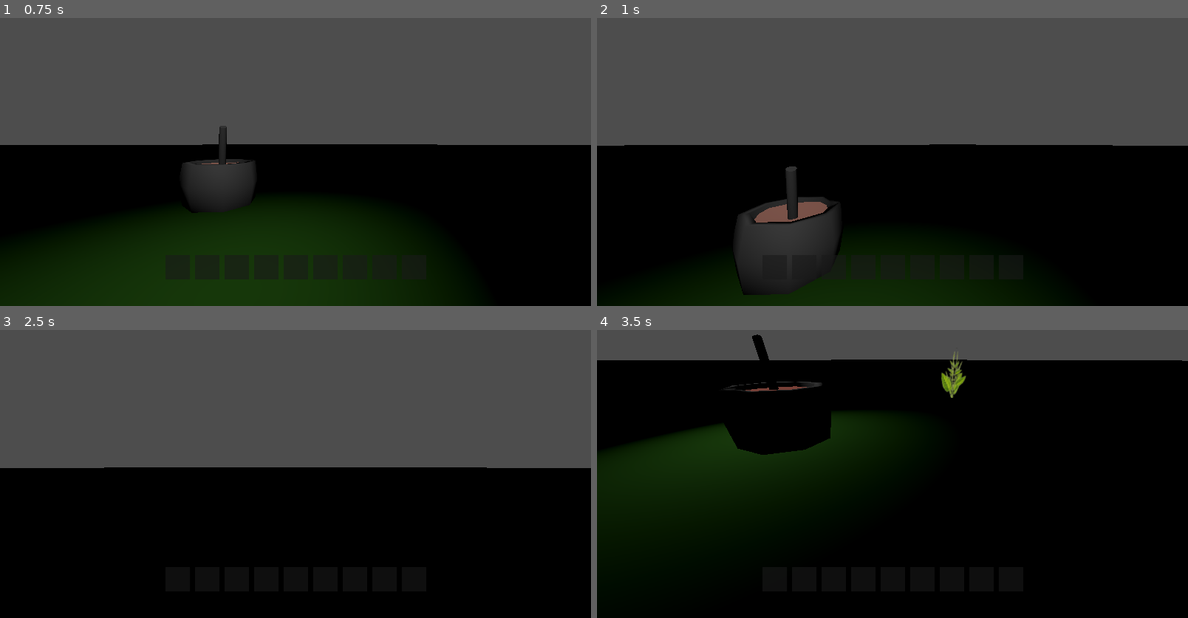
Above: before the commit, frames 1-4 (two rows, left to right).
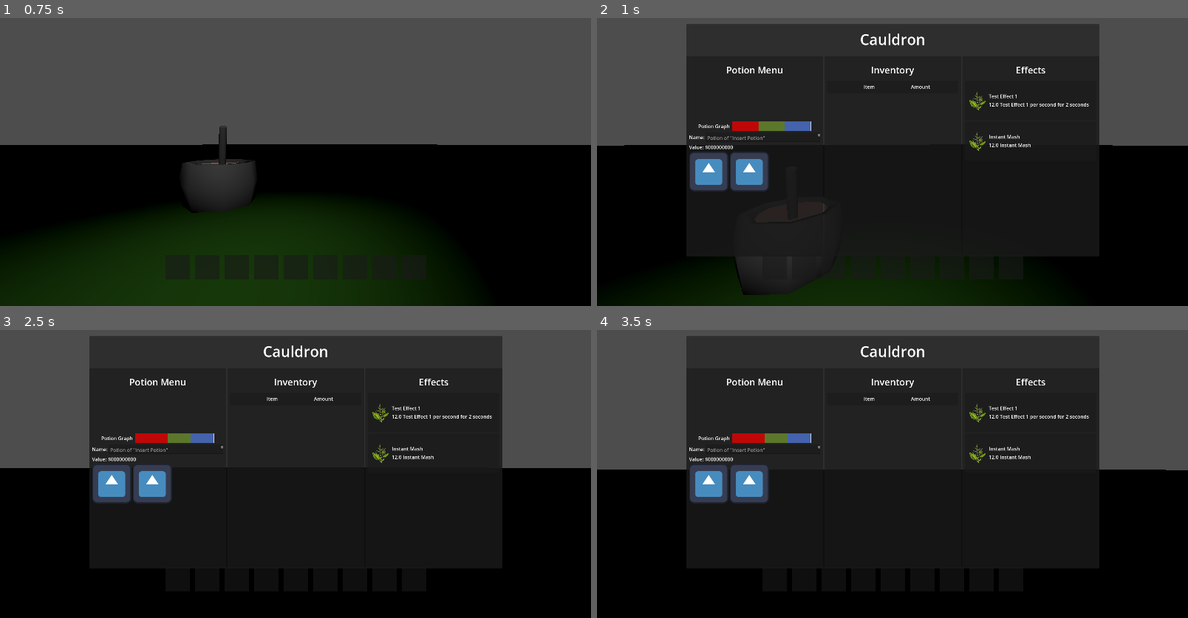
Above: after the commit, the same moments.

Repository: IsaacdmDunn/PotionMaker
Game: Godot game, scene res://Game.tscn
Two runs of this game, one before a commit and one after it. Both use one fixed random seed, a clock stepped at 60 frames per second and the inputs below. The project has no main scene, so this scene is started directly. The engine's default icon, where the game draws it, is replaced by a stand-in: a white triangle on a blue panel in a dark square.
Inputs (mouse positions are in pixels of both pictures, inside the frame that each line leads up to):
- Up to frame 1 (0.75 s): move the mouse to (325, 138) at 0.52 s; press the mouse at (325, 138) at 0.53 s; hold W (up) from 0.53 s (still down)
- Up to frame 2 (1 s): keep holding W (up); tap Space (jump) at 0.77 s; tap E (Activate, bound only after the commit) at 0.8 s
- Up to frame 3 (2.5 s): keep holding W (up); move the mouse to (265, 453) at 1.27 s; release the mouse at (265, 453) at 1.28 s; tap E (Activate, bound only after the commit) at 1.35, 2.3 s; tap Space (jump) at 1.52 s; click (265, 453) at 1.55 s; move the mouse to (307, 445) at 2.02 s; tap Z (AddTestIngredient) at 2.1 s
- Up to frame 4 (3.5 s): release W (up) at 2.75 s; click (709, 482) at 2.77 s

Frame 1 is identical in both runs. In frame 2, 32% of the frame differs, in the area x 15-85%, y 2-75%; in frame 3, 33%; in frame 4, 48%, in the area x 0-100%, y 1-71%.

Commit message:
cauldron ui switching

Diff:
--- a/potion-maker/Game.tscn
+++ b/potion-maker/Game.tscn
@@ -167,13 +167,14 @@
 size_flags_vertical = 3
 
 [node name="CauldronUI" type="Panel" parent="Control"]
-visible = false
 layout_mode = 1
 anchors_preset = -1
 anchor_left = 0.15
 anchor_top = 0.15
 anchor_right = 0.85
 anchor_bottom = 0.85
+offset_top = -2162.0
+offset_bottom = -2162.0
 grow_horizontal = 2
 grow_vertical = 2
 script = ExtResource("3_yyih5")
@@ -397,22 +398,24 @@
 transform = Transform3D(1, 0, 0, 0, 0.760122, 0.64978, 0, -0.64978, 0.760122, 0, 3.96504, 5.6758)
 spot_range = 10.775
 
-[node name="TestIngredient" type="Node3D" parent="."]
+[node name="Dockleaf" type="Node3D" parent="."]
 transform = Transform3D(1, 0, 0, 0, 1, 0, 0, 0, 1, -6.17507, 0, 0)
 script = ExtResource("5_r0x5m")
 pickupItem = ExtResource("8_yhmtn")
 
-[node name="Sprite3D" type="Sprite3D" parent="TestIngredient"]
+[node name="Sprite3D" type="Sprite3D" parent="Dockleaf"]
 texture = ExtResource("6_3mrqo")
 
-[node name="Sprite3D2" type="Sprite3D" parent="TestIngredient"]
+[node name="Sprite3D2" type="Sprite3D" parent="Dockleaf"]
 transform = Transform3D(-4.37114e-08, 0, 1, 0, 1, 0, -1, 0, -4.37114e-08, 0.0728865, 0, 0)
 texture = ExtResource("6_3mrqo")
 
-[node name="Area3D" type="Area3D" parent="TestIngredient"]
-
-[node name="CollisionShape3D" type="CollisionShape3D" parent="TestIngredient/Area3D"]
+[node name="Area3D" type="Area3D" parent="Dockleaf"]
+
+[node name="CollisionShape3D" type="CollisionShape3D" parent="Dockleaf/Area3D"]
 shape = SubResource("CapsuleShape3D_2vekm")
+
+[node name="PlantData" type="Node" parent="Dockleaf"]
 
 [node name="Player" type="CharacterBody3D" parent="."]
 transform = Transform3D(1, 0, 0, 0, 1, 0, 0, 0, 1, -0.373909, 1.89272, 6.09155)
@@ -457,5 +460,5 @@
 [connection signal="button_down" from="Control/CauldronUI/VBoxContainer/HBoxContainer/PotionDataUI/VBoxContainer/ActionButtons/MakePotion" to="Control/CauldronUI" method="_on_make_potion_button_down"]
 [connection signal="mouse_entered" from="Cauldron/Ladel/CSGCylinder3D/Area3D" to="Cauldron/Ladel" method="_on_area_3d_mouse_entered"]
 [connection signal="mouse_exited" from="Cauldron/Ladel/CSGCylinder3D/Area3D" to="Cauldron/Ladel" method="_on_area_3d_mouse_exited"]
-[connection signal="mouse_entered" from="TestIngredient/Area3D" to="TestIngredient" method="_on_area_3d_mouse_entered"]
-[connection signal="mouse_exited" from="TestIngredient/Area3D" to="TestIngredient" method="_on_area_3d_mouse_exited"]
+[connection signal="mouse_entered" from="Dockleaf/Area3D" to="Dockleaf" method="_on_area_3d_mouse_entered"]
+[connection signal="mouse_exited" from="Dockleaf/Area3D" to="Dockleaf" method="_on_area_3d_mouse_exited"]
--- a/potion-maker/Resources/Items/testItem.tres
+++ b/potion-maker/Resources/Items/testItem.tres
@@ -7,7 +7,7 @@
 [resource]
 script = ExtResource("2_ojfgp")
 content = ExtResource("1_ojfgp")
-amount = 1
+amount = 3
 maxStack = 32
 texture = ExtResource("3_hfws5")
 discription = "Large green leafed perrenial plant with healing and anti-sting properties"
--- a/potion-maker/Scripts/GameData.gd
+++ b/potion-maker/Scripts/GameData.gd
@@ -7,6 +7,7 @@
 var currentUIState: UIState = UIState.None
 var UIStateChanged = false
 var inventoryUI: Control
+var cauldronUI:Panel
 func _init() -> void:
 
 	LoadAllFromFile("res://Resources/Mixers/", potionMixers)
@@ -18,18 +19,28 @@
 			currentUIState = UIState.Inventory
 		else:
 			currentUIState = UIState.None
+	elif Input.is_action_just_pressed("Activate") and get_tree().get_first_node_in_group("PlayerInventory").application != null:
+		UIStateChanged = true
+		if currentUIState != UIState.Cauldron:
+			currentUIState = UIState.Cauldron
+		else:
+			currentUIState = UIState.None
 
 func _ready() -> void:
 	inventoryUI = get_tree().get_first_node_in_group("InventoryUI")
-
+	cauldronUI = get_tree().get_first_node_in_group("CauldronUI")
 func _process(delta: float) -> void:
 	if UIStateChanged:
 		UIStateChanged = false
 		if currentUIState == UIState.None:
 			inventoryUI.position.y = -2000
+			cauldronUI.position.y = -2000
 		elif currentUIState == UIState.Inventory:
 			inventoryUI.position.y = 173
-
+			cauldronUI.position.y = -2000
+		elif currentUIState == UIState.Cauldron:
+			inventoryUI.position.y = -2000
+			cauldronUI.position.y = 162
 #loads all resources from folder
 func LoadAllFromFile(path, array):
 	var dir = DirAccess.open(path)
--- a/potion-maker/Scripts/Inventory/InventorySlot.gd
+++ b/potion-maker/Scripts/Inventory/InventorySlot.gd
@@ -78,10 +78,10 @@
 
 
 func DisplayItemInfo():
-
-	$"../../Tooltips/VBoxContainer/Description".text = itemData.discription
-	$"../../Tooltips/VBoxContainer/HBoxContainer/TextureRect".texture = itemData.texture
-	$"../../Tooltips/VBoxContainer/HBoxContainer/itemName".text = itemData.itemName
+	if itemData != null:
+		$"../../Tooltips/VBoxContainer/Description".text = itemData.discription
+		$"../../Tooltips/VBoxContainer/HBoxContainer/TextureRect".texture = itemData.texture
+		$"../../Tooltips/VBoxContainer/HBoxContainer/itemName".text = itemData.itemName
 	pass
 
 func CreatePayload():
--- a/potion-maker/Scripts/PickUp.gd
+++ b/potion-maker/Scripts/PickUp.gd
@@ -25,7 +25,7 @@
 		pass
 	#item added
 	elif inventoryStatus == 1:
-		#queue_free()
+		queue_free()
 		pass
 
 
--- a/potion-maker/Scripts/UI/Cauldron/CauldronUI.gd
+++ b/potion-maker/Scripts/UI/Cauldron/CauldronUI.gd
@@ -7,7 +7,8 @@
 var potionTooltips : Array[String]
 
 var potionTooltipUpdate = false
-#func _ready() -> void:
+func _init() -> void:
+	add_to_group("CauldronUI")
 	#CauldronUI()
 	#CreateInventoryUI()
 
--- a/potion-maker/project.godot
+++ b/potion-maker/project.godot
@@ -89,3 +89,8 @@
 "events": [Object(InputEventMouseButton,"resource_local_to_scene":false,"resource_name":"","device":-1,"window_id":0,"a …(258 unchanged characters)…
 ]
 }
+Activate={
+"deadzone": 0.2,
+"events": [Object(InputEventKey,"resource_local_to_scene":false,"resource_name":"","device":-1,"window_id":0,"alt_pressed":false,"shift_pressed":false,"ctrl_pressed":false,"meta_pressed":false,"pressed":false,"keycode":0,"physical_keycode":69,"key_label":0,"unicode":101,"location":0,"echo":false,"script":null)
+]
+}
